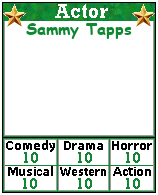
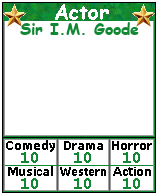
Layer changes from the first w=158, h=195 image to the second:
renamed "Sammy Tapps" to "Sir I.M. Goode", painted on it over [20, 22, 139, 39]
painted on "Actor" over [55, 4, 109, 20]
renamed "10 #5" to "10 #4", painted on it over [123, 178, 131, 189]
renamed "10 #4" to "10 #3", painted on it over [74, 178, 92, 189]
renamed "10 #3" to "10 #5", painted on it over [21, 178, 38, 189]
painted on "10 #2" over [123, 152, 131, 163]
painted on "10 #1" over [74, 152, 92, 163]
painted on "10" over [21, 152, 29, 163]
